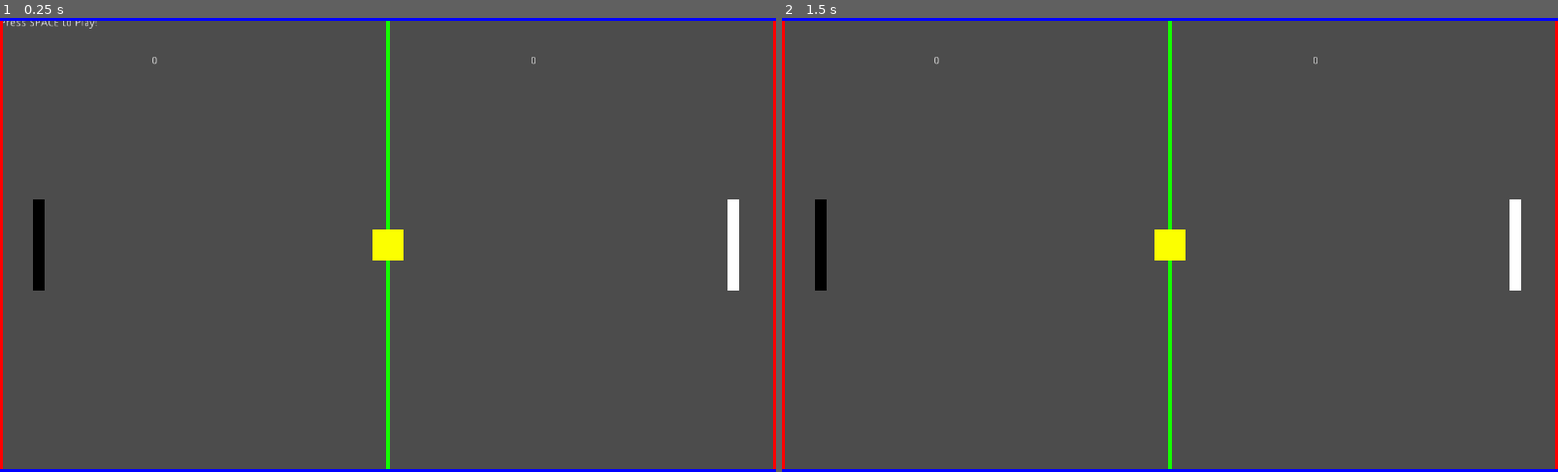
Above: before the commit, frames 1-2 (left to right).
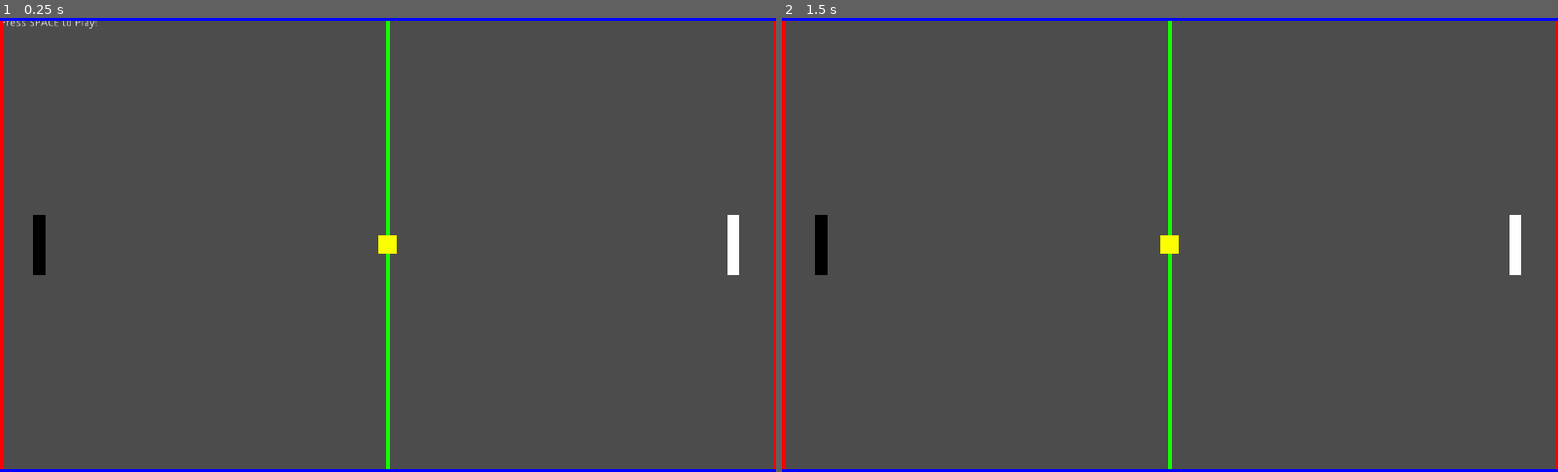
Above: after the commit, the same moments.

Repository: Usatas/Battle-Pong
Game: Godot game, scene res://Main.tscn
Two runs of this game, one before a commit and one after it. Both use one fixed random seed, a clock stepped at 60 frames per second and the inputs below.
Inputs (mouse positions are in pixels of both pictures, inside the frame that each line leads up to):
- Up to frame 1 (0.25 s): no input
- Up to frame 2 (1.5 s): tap Space (start_game) at 0.5, 0.6, 1.25, 1.35 s; move the mouse to (1340, 222) at 0.52 s; hold W (player_one_up) 0.53-1.28 s; click (1340, 222) at 0.67 s; move the mouse to (1014, 267) at 1.27 s; hold S (player_one_down) from 1.28 s (still down)

The runs differ from the first frame. In frame 1, 0.4% of the frame differs, in the area x 4-96%, y 8-61%; in frame 2, 0.4%.

Commit message:
"Ball: * Bereits ausgeblendete Animationen entfernt * Groesse des Balls reduziert
Main:
* Rendern per Variable ein-/ausschaltbar
* Senden des Bildes per Variable ein-/ausschaltbar
* Wenn das Bild gesendet werden soll werden Spielstaende und Nachrichten nicht mehr auf der GUI angezeigt
* Wenn die Bilder nicht gesendet werden sollen, wird auch nicht auf das yield gewartet (erhoffter Geschwindigkeitsboost)
* Ueberreste der Run-und Starttimer entfernt

Player:
* Bereits ausgeblendete Animationen entfernt
* Laenge der Paddles verringert"

Diff:
--- a/Battle Pong/Ball.tscn
+++ b/Battle Pong/Ball.tscn
@@ -1,20 +1,9 @@
-[gd_scene load_steps=7 format=2]
+[gd_scene load_steps=3 format=2]
 
 [ext_resource path="res://Ball.gd" type="Script" id=1]
-[ext_resource path="res://ball_2.png" type="Texture" id=2]
-[ext_resource path="res://ball_1.png" type="Texture" id=3]
-[ext_resource path="res://ball_3.png" type="Texture" id=4]
 
-[sub_resource type="SpriteFrames" id=1]
-animations = [ {
-"frames": [ ExtResource( 3 ), ExtResource( 2 ), ExtResource( 4 ) ],
-"loop": true,
-"name": "default",
-"speed": 5.0
-} ]
-
-[sub_resource type="RectangleShape2D" id=2]
-extents = Vector2( 6.66667, 6.66419 )
+[sub_resource type="RectangleShape2D" id=1]
+extents = Vector2( 12, 12.8754 )
 
 [node name="Ball" type="KinematicBody2D"]
 pause_mode = 1
@@ -23,24 +12,15 @@
 motion/sync_to_physics = true
 script = ExtResource( 1 )
 
-[node name="AnimatedSprite" type="AnimatedSprite" parent="."]
-visible = false
-position = Vector2( -3, -3 )
-scale = Vector2( 6, 6 )
-frames = SubResource( 1 )
-frame = 1
-speed_scale = 2.0
-
 [node name="CollisionShape2D" type="CollisionShape2D" parent="."]
 position = Vector2( -3.8147e-06, -0.132433 )
-scale = Vector2( 3, 3 )
-shape = SubResource( 2 )
+shape = SubResource( 1 )
 
 [node name="ColorRect" type="ColorRect" parent="."]
-margin_left = -20.0
-margin_top = -20.0
-margin_right = 20.0
-margin_bottom = 20.0
+margin_left = -12.5
+margin_top = -12.5
+margin_right = 12.5
+margin_bottom = 12.5
 color = Color( 0.992157, 1, 0, 1 )
 __meta__ = {
 "_edit_use_anchors_": false
--- a/Battle Pong/Main.gd
+++ b/Battle Pong/Main.gd
@@ -28,12 +28,17 @@
 const P2_WIN = "Player 2 won!"
 var message = SPACE_TO_PLAY
 
+export var enable_rendering = true
 export var learn_with_images = true
 export var playtime_per_step = 0.1
 
 func _ready():
-    if not learn_with_images:
+    if not enable_rendering:
         VisualServer.render_loop_enabled = false # disable rendering to create a massive boost
+    if learn_with_images:
+        $DisplayMessage.hide()
+        $Player1Score.hide()
+        $Player2Score.hide()
 
     # Connect base signals to get notified of new client connections,
     # disconnections, and disconnect requests.
@@ -175,7 +180,6 @@
     # providing a reason string and close code.
     #print("Client %d disconnecting with code: %d, reason: %s" % [id, code, reason])
     pass
-
 
 func _disconnected(id, was_clean = false):
     # This is called when a client disconnects, "id" will be the one of the
@@ -235,69 +239,60 @@
                 next_step_player_two  = true
             if(i == "player_two_nothing"):
                 next_step_player_two  = true
-            if(i == "start_game"):
-                play()
-                var return_value = yield(get_return_value_as_utf8_JSON(), "completed")
-                _server.get_peer(id).put_packet(return_value)
-                pass
-            if(i=="connect_player"):
-                var return_value = yield(get_return_value_as_utf8_JSON(), "completed")
+            if(i=="connect_player" or i == "start_game"):
+                if(i == "start_game"):
+                    play()
+                var return_value = null
+                if learn_with_images:
+                    return_value = yield(get_yielded_return_value_as_utf8_JSON(), "completed")
+                else:
+                    return_value = get_return_value_as_utf8_JSON()
                 _server.get_peer(id).put_packet(return_value)
                 pass
     if(next_step_player_one and next_step_player_two):
         unpause()
-        #if($RunTimer.is_stopped()): # Used to show how much faster the game runs independent from realtime
-        #    $RunTimer.start()
         $PlayerOne.run(playtime_per_step)
         $PlayerTwo.run(playtime_per_step)
         ball.run(playtime_per_step)
         timeout()
 
+func get_observarion():
+    return {"PlayerOne":{"X":$PlayerOne.position.x,"Y":$PlayerOne.position.y}, "PlayerTwo":{"X":$PlayerTwo.position.x,"Y":$PlayerTwo.position.y}, "ball":ball.get_observation()}
+
 func get_return_value_as_utf8_JSON():
-    var observation = {"PlayerOne":{"X":$PlayerOne.position.x,"Y":$PlayerOne.position.y}, "PlayerTwo":{"X":$PlayerTwo.position.x,"Y":$PlayerTwo.position.y}, "ball":ball.get_observation()}
+    var observation = get_observarion()
+    var return_value = {"observation":observation, "reward":{"PlayerOne":reward_player_one, "PlayerTwo":reward_player_two}, "done":(not playing), "info":{"PlayerOneScore":score_player_one, "PlayerTwoScore":score_player_two}}
+    return (JSON.print(return_value)).to_utf8()
+
+func get_yielded_return_value_as_utf8_JSON():
+    var observation = get_observarion()
     var screenshot = yield(get_screenshot(), "completed")
     var return_value = {"observation":observation, "reward":{"PlayerOne":reward_player_one, "PlayerTwo":reward_player_two}, "done":(not playing), "info":{"PlayerOneScore":score_player_one, "PlayerTwoScore":score_player_two, "screenshot":screenshot}}
     return (JSON.print(return_value)).to_utf8()
 
-
 func get_screenshot():
-    if learn_with_images:
-        get_viewport().set_clear_mode(Viewport.CLEAR_MODE_ONLY_NEXT_FRAME)
-        # Wait until the frame has finished before getting the texture.
-        yield(VisualServer, "frame_post_draw")
-
-        var thumbnail = get_viewport().get_texture().get_data()
-        thumbnail.flip_y()
-        # Create a texture for it.
-
-
-        thumbnail.resize(100, 60 )
-        thumbnail.convert(Image.FORMAT_RGB8 ) # Farbe
-        #thumbnail.convert(Image.FORMAT_L8 ) # S/W
-
-        #thumbnail.save_png('test.png') # Save Image as file - to debug
-
-        var array : PoolByteArray = thumbnail.get_data()
-        var sg_width = thumbnail.get_width()
-        var sg_height = thumbnail.get_height()
-        var sg_format = thumbnail.get_format()
-        var sg_u_size = array.size()
-
-        var sg_saved_img = Marshalls.raw_to_base64(array)
-
-        var metadata = {"thumbnail" : {"image" : sg_saved_img, "size" : sg_u_size, "width" : sg_width, "height" : sg_height, "format" : sg_format}}
-
-        return metadata
-    else:
-        var metadata = {"thumbnail" : {"image" : "disabled", "size" : 0, "width" : 0, "height" : 0, "format" : "diabled"}}
-        yield(get_tree().create_timer(0),"timeout") # Hack
-        return metadata
-
-func _on_RunTimer_timeout():
-    print("_RunTimer_timeout")
-    pass
-
-
+    get_viewport().set_clear_mode(Viewport.CLEAR_MODE_ONLY_NEXT_FRAME)
+    # Wait until the frame has finished before getting the texture.
+    yield(VisualServer, "frame_post_draw")
+
+    var thumbnail = get_viewport().get_texture().get_data()
+    thumbnail.flip_y()
+    thumbnail.resize(100, 60 )
+    thumbnail.convert(Image.FORMAT_RGB8 ) # Farbe
+    #thumbnail.convert(Image.FORMAT_L8 ) # S/W
+
+    #thumbnail.save_png('test.png') # Save Image as file - to debug
+
+    var array : PoolByteArray = thumbnail.get_data()
+    var sg_width = thumbnail.get_width()
+    var sg_height = thumbnail.get_height()
+    var sg_format = thumbnail.get_format()
+    var sg_u_size = array.size()
+    var sg_saved_img = Marshalls.raw_to_base64(array)
+
+    var metadata = {"image" : sg_saved_img, "size" : sg_u_size, "width" : sg_width, "height" : sg_height, "format" : sg_format}
+
+    return metadata
 
 func timeout():
     pause()
@@ -307,7 +302,13 @@
     Input.parse_input_event(action_player_two)
     next_step_player_one = false
     next_step_player_two = false
-    var return_value = yield(get_return_value_as_utf8_JSON(), "completed")
+
+    var return_value = null
+    if learn_with_images:
+        return_value = yield(get_yielded_return_value_as_utf8_JSON(), "completed")
+    else:
+        return_value = get_return_value_as_utf8_JSON()
+
     reward_player_one = 0
     reward_player_two = 0
     ##print(return_value)
--- a/Battle Pong/Main.tscn
+++ b/Battle Pong/Main.tscn
@@ -42,10 +42,6 @@
 "_edit_use_anchors_": false
 }
 
-[node name="StartTimer" type="Timer" parent="."]
-wait_time = 2.0
-one_shot = true
-
 [node name="StartPositionPlayerTwo" type="Position2D" parent="."]
 position = Vector2( 968, 300 )
 
@@ -83,11 +79,5 @@
 
 [node name="WallBottom" parent="." instance=ExtResource( 3 )]
 position = Vector2( 0, 600 )
-
-[node name="RunTimer" type="Timer" parent="."]
-pause_mode = 2
-wait_time = 0.01
-one_shot = true
 [connection signal="hit" from="PlayerTwo" to="." method="_on_PlayerTwo_hit"]
 [connection signal="hit" from="PlayerOne" to="." method="_on_PlayerOne_hit"]
-[connection signal="timeout" from="RunTimer" to="." method="_on_RunTimer_timeout"]
--- a/Battle Pong/Player.gd
+++ b/Battle Pong/Player.gd
@@ -33,9 +33,6 @@
 
     if velocity.length() > 0:
         velocity = velocity.normalized() * speed
-        $AnimatedSprite.play()
-    else:
-        $AnimatedSprite.stop()
 
     position += velocity * delta
     #position.x = clamp(position.x, 0, screen_size.x) # ändert sich nicht
--- a/Battle Pong/Player.tscn
+++ b/Battle Pong/Player.tscn
@@ -1,22 +1,12 @@
-[gd_scene load_steps=7 format=2]
+[gd_scene load_steps=3 format=2]
 
-[ext_resource path="res://player_1.png" type="Texture" id=1]
-[ext_resource path="res://player_2.png" type="Texture" id=2]
-[ext_resource path="res://player_3.png" type="Texture" id=3]
 [ext_resource path="res://Player.gd" type="Script" id=4]
 
-[sub_resource type="SpriteFrames" id=1]
-animations = [ {
-"frames": [ ExtResource( 1 ), ExtResource( 2 ), ExtResource( 3 ) ],
-"loop": true,
-"name": "wave",
-"speed": 5.0
-} ]
-
-[sub_resource type="RectangleShape2D" id=2]
-extents = Vector2( 7.51772, 60.0095 )
+[sub_resource type="RectangleShape2D" id=1]
+extents = Vector2( 7.96318, 39.9475 )
 
 [node name="Player" type="RigidBody2D"]
+position = Vector2( -0.325993, -1.00885 )
 collision_layer = 2
 collision_mask = 8
 script = ExtResource( 4 )
@@ -25,24 +15,19 @@
 }
 is_player_one = false
 
-[node name="AnimatedSprite" type="AnimatedSprite" parent="."]
-visible = false
-position = Vector2( -1.5, 0 )
-scale = Vector2( 3, 6 )
-frames = SubResource( 1 )
-animation = "wave"
-speed_scale = 2.0
-playing = true
-
 [node name="CollisionShape2D" type="CollisionShape2D" parent="."]
 light_mask = 9
-shape = SubResource( 2 )
+shape = SubResource( 1 )
+__meta__ = {
+"_edit_lock_": true
+}
 
 [node name="ColorRect" type="ColorRect" parent="."]
-margin_left = -7.506
-margin_top = -60.0
-margin_right = 7.494
-margin_bottom = 60.0
+margin_left = -7.90636
+margin_top = -40.0468
+margin_right = 8.09364
+margin_bottom = 39.9532
 __meta__ = {
+"_edit_lock_": true,
 "_edit_use_anchors_": false
 }
